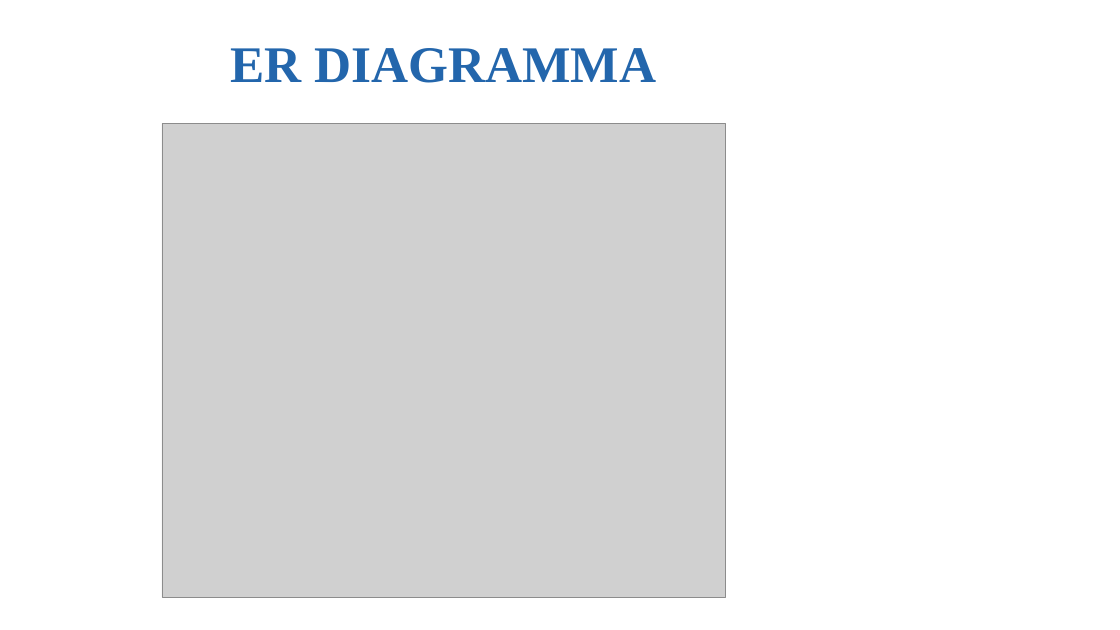
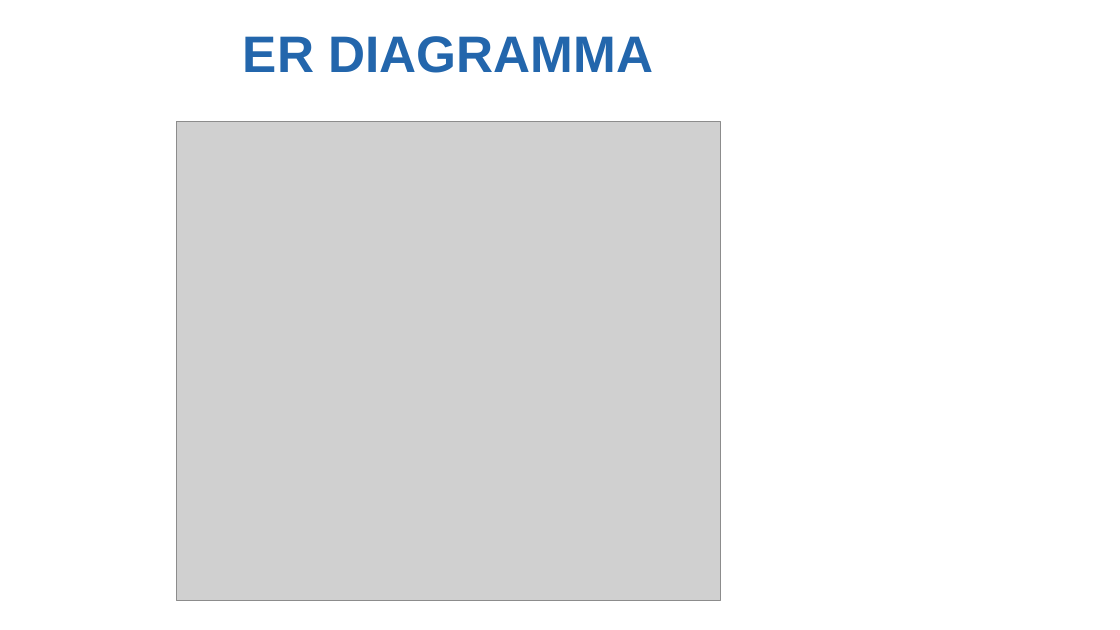
Before and after one commit to rvt-prog-kval-24/DP42-Valent-nsKaspers-Gr-matved-basAutomatiz-cijasT-mek-aVietne, a slide deck: slide 7 of documentation/Kvalifikacija darbs Valentīns Kaspers DP4-2.pptx (slide 6 before the commit). Drawn at 1120x630 pixels with LibreOffice and Linux fonts; fonts in the diff are those of the drawing; grey boxes stand for pictures; background and template pictures are left out. Boxes give left, top, right and bottom in pixels: in the first picture for what was removed or moved away, otherwise in the second. Text is boxed around its words. In the diff, an @@ line names an element or a change of style, - is before the commit and + after.

```diff
--- a/documentation/Kvalifikacija darbs Valentīns Kaspers DP4-2.pptx
+++ b/documentation/Kvalifikacija darbs Valentīns Kaspers DP4-2.pptx
@@ title "ER DIAGRAMMA": place and size @@
-title "ER DIAGRAMMA" at [230, 48, 656, 83]
+title "ER DIAGRAMMA" at [243, 36, 653, 73]
@@ title "ER DIAGRAMMA" at [243, 36, 653, 73]: font Times New Roman to Arial @@
@@ picture: place and size @@
-picture at [162, 124, 726, 597]
+picture at [176, 122, 721, 601]
```
Also in this commit, not shown: 6 other slides changed, 4 slides added, 3 slides removed, 1 other file.
